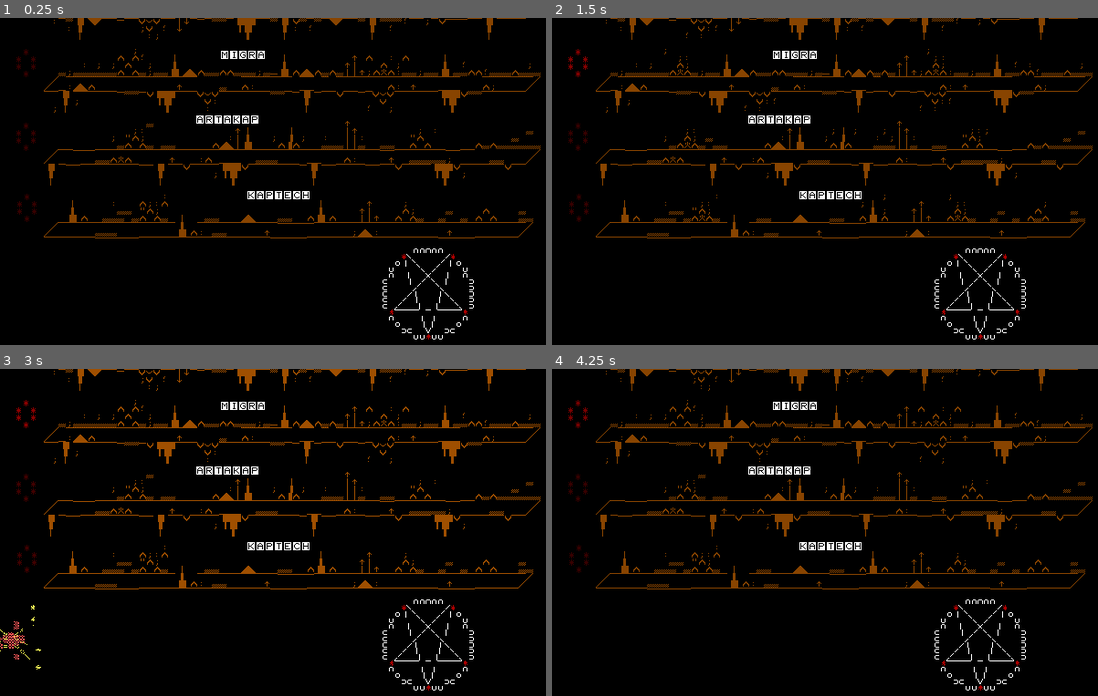
Above: before the commit, frames 1-4 (two rows, left to right).
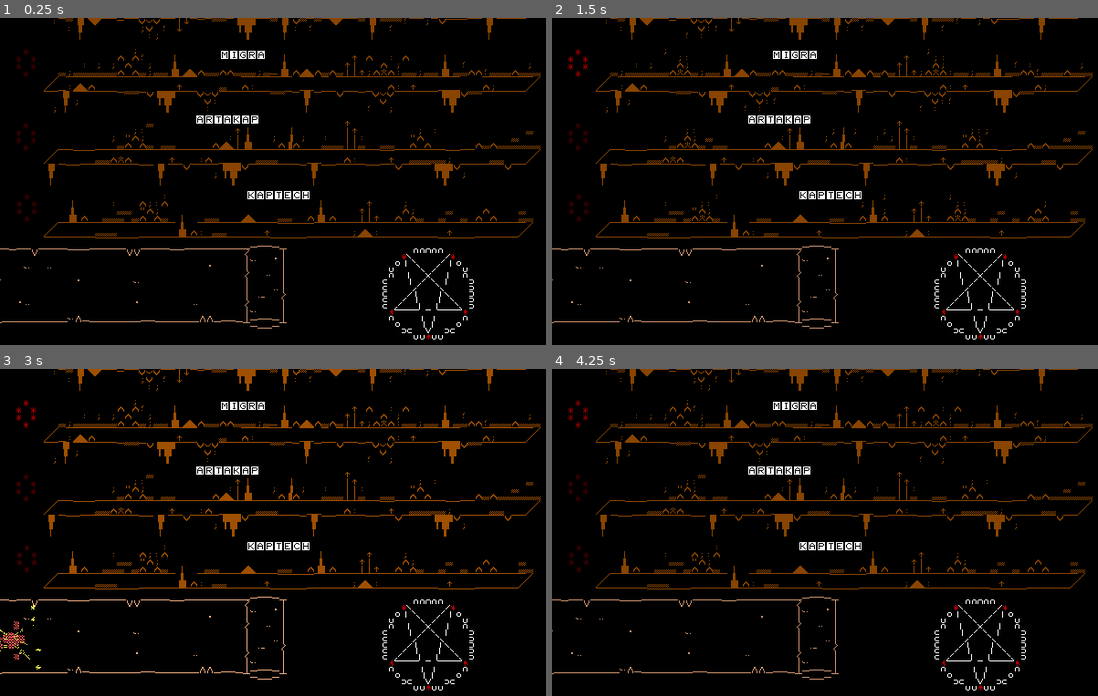
Above: after the commit, the same moments.

Repository: Caberu/AlphabelzebuthLeVrai
Game: Godot game, scene res://Scenes/main.tscn
Two runs of this game, one before a commit and one after it. Both use one fixed random seed, a clock stepped at 60 frames per second and the inputs below.
Inputs (mouse positions are in pixels of both pictures, inside the frame that each line leads up to):
- Up to frame 1 (0.25 s): no input
- Up to frame 2 (1.5 s): click (595, 53) at 0.52 s; click (595, 53) at 1.27 s
- Up to frame 3 (3 s): click (43, 404) at 2.02 s; tap Enter (CallName) at 2.75, 2.85 s
- Up to frame 4 (4.25 s): tap Space (test) at 3.6 s

The runs differ from the first frame. In frame 1, 0.4% of the frame differs, in the area x 0-53%, y 69-95%; in frame 2, 0.4%; in frame 3, 0.4%; in frame 4, 0.4%.

Commit message:
Des trucs

Diff:
--- a/Scenes/main.tscn
+++ b/Scenes/main.tscn
@@ -11,12 +11,13 @@
 [ext_resource type="Script" path="res://Scenes/IncantationDisplay.gd" id="6_htmfq"]
 [ext_resource type="Script" path="res://Scenes/LetterStockContainer.gd" id="7_dv6vc"]
 [ext_resource type="Script" path="res://Scenes/Alphabet.gd" id="7_od6r7"]
-[ext_resource type="PackedScene" path="res://Scenes/letterUI.tscn" id="8_o77af"]
+[ext_resource type="PackedScene" uid="uid://b0pt6m6wg6k36" path="res://Scenes/letterUI.tscn" id="8_o77af"]
 [ext_resource type="Script" path="res://Scenes/Word.gd" id="9_ljgwk"]
 [ext_resource type="PackedScene" uid="uid://mvakgyrkyibs" path="res://Scenes/letter.tscn" id="10_4klt4"]
 [ext_resource type="Script" path="res://Scenes/LeFrench.gd" id="11_d2and"]
 [ext_resource type="Texture2D" uid="uid://5aqxi4x1qus" path="res://Sprites/pentacle.png" id="13_vwd2l"]
-[ext_resource type="PackedScene" path="res://Scenes/cam_shake.tscn" id="14_mvhh6"]
+[ext_resource type="PackedScene" uid="uid://b6p6o73chfl3k" path="res://Scenes/cam_shake.tscn" id="14_mvhh6"]
+[ext_resource type="Texture2D" uid="uid://bfgdm168toidc" path="res://Sprites/inventory.png" id="18_wkuni"]
 
 [sub_resource type="Animation" id="Animation_rhceh"]
 resource_name = "BG"
@@ -90,6 +91,11 @@
 position = Vector2(21, 197)
 metadata/_edit_group_ = true
 
+[node name="Inventory" type="Sprite2D" parent="."]
+modulate = Color(1, 0.721569, 0.541176, 1)
+position = Vector2(134, 294)
+texture = ExtResource("18_wkuni")
+
 [node name="FX" type="Node2D" parent="." groups=["FX"]]
 
 [node name="FondNoir" type="Sprite2D" parent="FX"]
@@ -107,6 +113,8 @@
 offset_top = 647.0
 offset_right = 559.0
 offset_bottom = 647.0
+metadata/_edit_lock_ = true
+metadata/_edit_group_ = true
 
 [node name="TextEdit" type="TextEdit" parent="UI"]
 modulate = Color(1, 1, 1, 0)
Not shown: 1 places in Scenes/inquisitor.tscn that only renumber resources
Not shown: 1 places in Scenes/main.tscn that only renumber resources
Binary file added: Sprites/inventory.png
Not shown, added: Sprites/inventory.png.import
